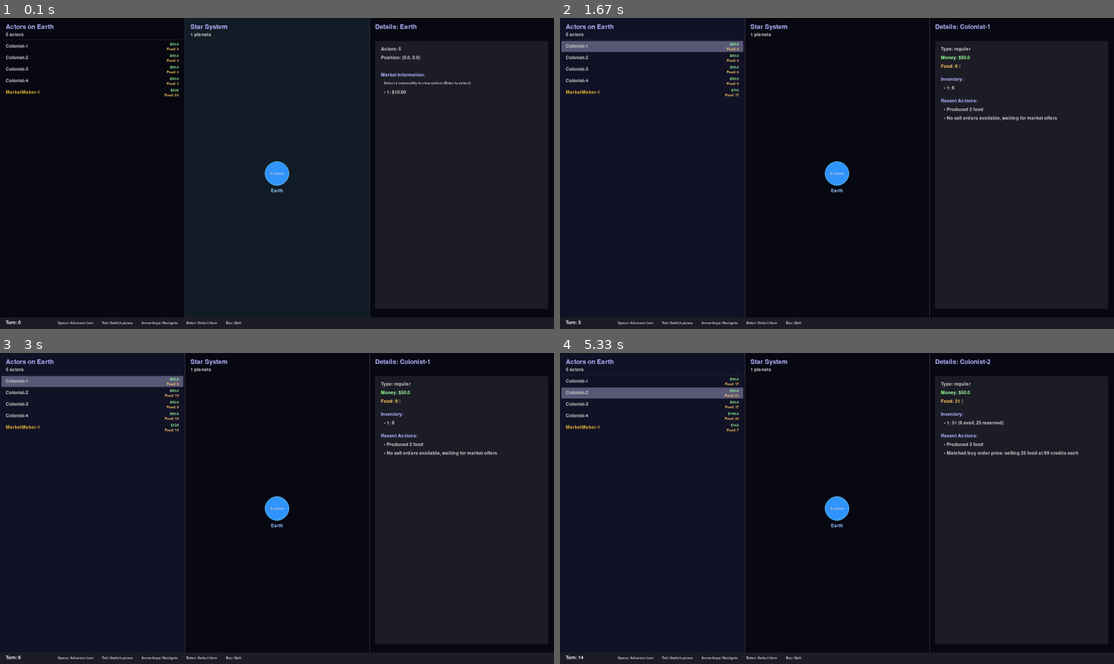
Above: before the commit, frames 1-4 (two rows, left to right).
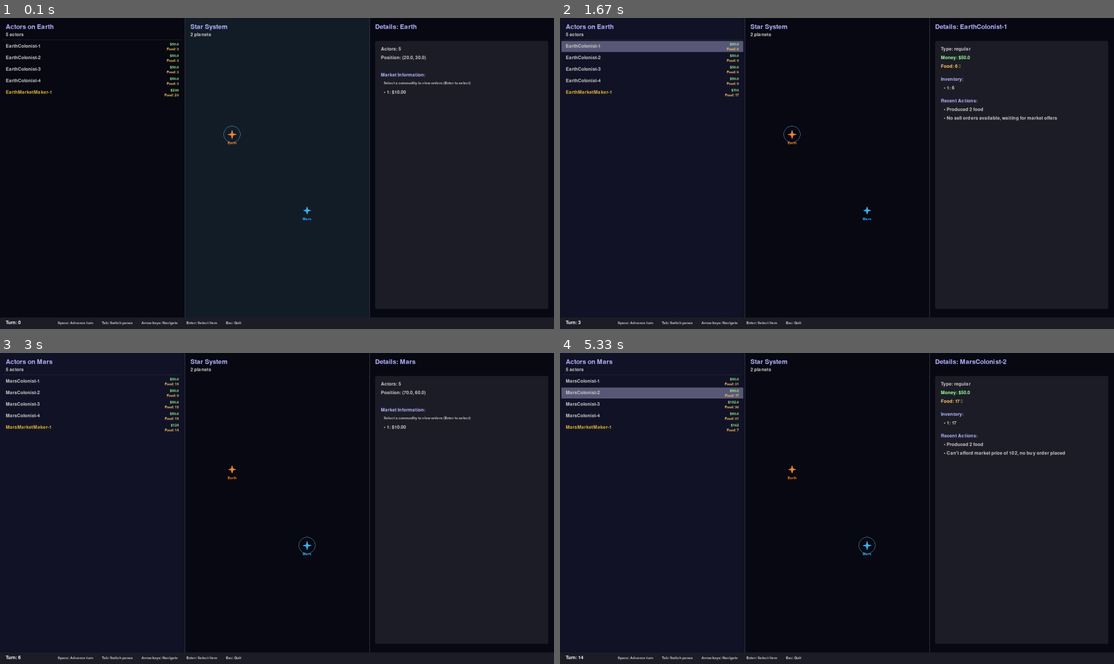
Above: after the commit, the same moments.

Repository: tcgarvin/spacesim2
Game: pygame game, started from spacesim2/__main__.py
Same seed, same stepped clock (60 frames per second), same inputs: the game is played once before the commit and once after it.
Inputs (mouse positions are in pixels of both pictures, inside the frame that each line leads up to):
- Up to frame 1 (0.1 s): no input
- Up to frame 2 (1.67 s): click (837, 173) at 0.38 s; hold Right 0.67-1.13 s; tap Space at 0.73, 1.03, 1.57 s; click "Food: 5" at 1.22 s; hold Up from 1.5 s (still down)
- Up to frame 3 (3 s): release Up at 1.8 s; hold Right 1.83-2.3 s; tap Space at 1.9, 2.2, 2.73 s; tap Enter at 2.33 s; hold Left from 2.67 s (still down)
- Up to frame 4 (5.33 s): tap Space at 3.03, 3.3, 3.63, 3.93, 4.07, 4.47, 4.77, 5.13 s; release Left at 3.2 s; hold Down 3.23-3.53 s; hold Left 3.57-3.97 s; hold Up 4-4.37 s; hold Up 4.4-5.03 s; hold Down from 5.07 s (still down)

The runs differ from the first frame. In frame 1, 0.7% of the frame differs, in the area x 1-77%, y 4-66%; in frame 2, 0.7%; in frame 3, 2.5%, in the area x 0-90%, y 1-66%; in frame 4, 1.1%.

Commit message:
Add second planet and improve UI rendering
- Added Mars as a second planet with its own actors and market
- Updated planet positioning to use a 0-100 coordinate system
- Replaced circle planets with colorful 4-point star rendering
- Updated UI to support multiple planets with cleaner visuals
- Added run commands to CLAUDE.md

🤖 Generated with [Claude Code](https://claude.ai/code)

Co-Authored-By: Claude <noreply@anthropic.com>

Diff:
--- a/spacesim2/core/simulation.py
+++ b/spacesim2/core/simulation.py
@@ -17,27 +17,71 @@
         self.market_stats: Dict = {}  # Track market statistics
 
     def setup_simple(self, num_regular_actors: int = 4, num_market_makers: int = 1) -> None:
-        """Set up a simple simulation with one planet and multiple actors.
+        """Set up a simple simulation with two planets and multiple actors.
 
         Args:
+            num_regular_actors: Number of regular actors to create per planet
+            num_market_makers: Number of market makers to create per planet
+        """
+        # Create Earth - positioned near the upper left
+        earth = Planet("Earth", x=20.0, y=30.0)
+        self.planets.append(earth)
+
+        # Create and initialize the market for Earth
+        earth_market = Market()
+        earth.market = earth_market
+
+        # Create Mars (positioned at a different location)
+        mars = Planet("Mars", x=70.0, y=60.0)
+        self.planets.append(mars)
+
+        # Create and initialize the market for Mars
+        mars_market = Market()
+        mars.market = mars_market
+
+        # Create actors for Earth
+        self._setup_planet_actors(
+            planet=earth,
+            num_regular_actors=num_regular_actors,
+            num_market_makers=num_market_makers,
+            actor_name_prefix="Earth"
+        )
+
+        # Create actors for Mars
+        self._setup_planet_actors(
+            planet=mars,
+            num_regular_actors=num_regular_actors,
+            num_market_makers=num_market_makers,
+            actor_name_prefix="Mars"
+        )
+
+        # Give some initial food to market makers to jumpstart the market
+        for actor in self.actors:
+            if actor.actor_type == ActorType.MARKET_MAKER:
+                actor.inventory.add_commodity(CommodityType.RAW_FOOD, 20)
+
+        # Give regular actors some food to get started
+        for actor in self.actors:
+            if actor.actor_type == ActorType.REGULAR:
+                actor.inventory.add_commodity(CommodityType.RAW_FOOD, 3)
+
+    def _setup_planet_actors(self, planet: Planet, num_regular_actors: int,
+                             num_market_makers: int, actor_name_prefix: str) -> None:
+        """Set up actors for a specific planet.
+
+        Args:
+            planet: The planet to add actors to
             num_regular_actors: Number of regular actors to create
             num_market_makers: Number of market makers to create
+            actor_name_prefix: Prefix for actor names
         """
-        # Create a planet
-        planet = Planet("Earth")
-        self.planets.append(planet)
-
-        # Create and initialize the market for the planet
-        market = Market()
-        planet.market = market
-
         # Create regular actors with varying production efficiencies
         for i in range(1, num_regular_actors + 1):
             # Random production efficiency between 0.7 and 1.3
             efficiency = random.uniform(0.7, 1.3)
 
             actor = Actor(
-                name=f"Colonist-{i}",
+                name=f"{actor_name_prefix}Colonist-{i}",
                 planet=planet,
                 actor_type=ActorType.REGULAR,
                 production_efficiency=efficiency,
@@ -49,23 +93,13 @@
         # Create market makers
         for i in range(1, num_market_makers + 1):
             actor = Actor(
-                name=f"MarketMaker-{i}",
+                name=f"{actor_name_prefix}MarketMaker-{i}",
                 planet=planet,
                 actor_type=ActorType.MARKET_MAKER,
                 initial_money=200.0
             )
             self.actors.append(actor)
             planet.add_actor(actor)
-
-        # Give some initial food to market makers to jumpstart the market
-        for actor in self.actors:
-            if actor.actor_type == ActorType.MARKET_MAKER:
-                actor.inventory.add_commodity(CommodityType.RAW_FOOD, 20)
-
-        # Give regular actors some food to get started
-        for actor in self.actors:
-            if actor.actor_type == ActorType.REGULAR:
-                actor.inventory.add_commodity(CommodityType.RAW_FOOD, 3)
 
     def run_turn(self) -> None:
         """Run a single turn of the simulation."""
--- a/spacesim2/ui/pygame_ui.py
+++ b/spacesim2/ui/pygame_ui.py
@@ -40,6 +40,9 @@
         self.selected_planet: Optional[Planet] = None
         self.selected_actor: Optional[Actor] = None
         self.selected_commodity: Optional[CommodityType] = None
+
+        # Initialize random seed for consistent colors
+        random.seed(42)
 
         # Colors
         self.colors = {
@@ -85,7 +88,8 @@
 
         # Planet visualization
         self.planet_positions: Dict[Planet, Tuple[int, int]] = {}
-        self.planet_radius = 40
+        self.planet_colors: Dict[Planet, Tuple[int, int, int]] = {}
+        self.planet_radius = 15  # Smaller radius for star-like appearance
 
         # Actor visualization
         self.actor_list_item_height = 40
@@ -124,52 +128,80 @@
         if self.simulation.planets:
             self.selected_planet = self.simulation.planets[0]
 
-        # Generate planet positions in a grid or circle based on count
+        # Generate planet positions
         self._generate_planet_positions()
 
+        # Generate random colors for each planet
+        self._generate_planet_colors()
+
         return True
 
+    def _generate_planet_colors(self) -> None:
+        """Generate unique colors for each planet."""
+        # Clear existing colors
+        self.planet_colors = {}
+
+        # Predefined vibrant colors for small number of planets
+        vibrant_colors = [
+            (255, 130, 40),   # Orange
+            (50, 180, 255),   # Bright blue
+            (255, 60, 100),   # Pink
+            (80, 220, 100),   # Green
+            (220, 70, 220),   # Purple
+            (230, 230, 30),   # Yellow
+            (30, 210, 180),   # Teal
+            (200, 180, 80),   # Gold
+        ]
+
+        # Generate colors for each planet
+        for i, planet in enumerate(self.simulation.planets):
+            if i < len(vibrant_colors):
+                # Use predefined colors for first few planets
+                self.planet_colors[planet] = vibrant_colors[i]
+            else:
+                # Generate a random vibrant color
+                # Ensure at least one channel is bright
+                r = random.randint(50, 255)
+                g = random.randint(50, 255)
+                b = random.randint(50, 255)
+
+                # Make sure at least one channel is > 200 for vibrancy
+                brightest = max(r, g, b)
+                if brightest < 200:
+                    if brightest == r:
+                        r = random.randint(200, 255)
+                    elif brightest == g:
+                        g = random.randint(200, 255)
+                    else:
+                        b = random.randint(200, 255)
+
+                self.planet_colors[planet] = (r, g, b)
+
     def _generate_planet_positions(self) -> None:
-        """Generate positions for planets in the center pane."""
+        """Generate positions for planets based on a 0-100 coordinate system where (0,0) is top-left."""
         if not self.simulation.planets:
             return
 
         planets = self.simulation.planets
-        count = len(planets)
-
-        # Center of the center pane
-        center_x = self.left_pane_width + (self.center_pane_width // 2)
-        center_y = self.height // 2
 
         # Clear existing positions
         self.planet_positions = {}
 
-        if count <= 9:
-            # Arrange in a grid for small numbers
-            cols = min(3, count)
-            rows = math.ceil(count / cols)
-
-            spacing_x = min(150, self.center_pane_width // (cols + 1))
-            spacing_y = min(150, self.height // (rows + 2))
-
-            start_x = center_x - ((cols - 1) * spacing_x // 2)
-            start_y = center_y - ((rows - 1) * spacing_y // 2)
-
-            for i, planet in enumerate(planets):
-                row = i // cols
-                col = i % cols
-                x = start_x + (col * spacing_x)
-                y = start_y + (row * spacing_y)
-                self.planet_positions[planet] = (x, y)
-        else:
-            # Arrange in a circle for larger numbers
-            radius = min(self.center_pane_width, self.height) // 3
-
-            for i, planet in enumerate(planets):
-                angle = (2 * math.pi * i) / count
-                x = center_x + int(radius * math.cos(angle))
-                y = center_y + int(radius * math.sin(angle))
-                self.planet_positions[planet] = (x, y)
+        # Define the viewport area in the center pane with margins
+        margin = 60  # Margin from edges
+        viewport_left = self.left_pane_width + margin
+        viewport_top = margin + 80  # Extra space at top for headers
+        viewport_width = self.center_pane_width - (margin * 2)
+        viewport_height = self.height - viewport_top - margin
+
+        # For all planets, map from 0-100 range to screen coordinates
+        for planet in planets:
+            # Convert from 0-100 coordinate space to viewport screen space
+            # x increases to the right, y increases downward
+            screen_x = viewport_left + (planet.x / 100.0) * viewport_width
+            screen_y = viewport_top + (planet.y / 100.0) * viewport_height
+
+            self.planet_positions[planet] = (int(screen_x), int(screen_y))
 
     def handle_events(self) -> bool:
         """Handle pygame events. Return False to quit."""
@@ -334,11 +366,66 @@
             # Calculate distance from click to planet center
             distance = math.sqrt((x - planet_x) ** 2 + (y - planet_y) ** 2)
 
-            # If click is inside planet
-            if distance <= self.planet_radius:
+            # For click detection, use a slightly larger radius than the visual star
+            # This makes it easier to select small stars
+            click_radius = self.planet_radius * 1.5
+
+            # If click is inside clickable area
+            if distance <= click_radius:
                 self.selected_planet = planet
                 self.selected_actor = None
                 break
+
+            # Also check if the planet's name was clicked
+            name_text = self.fonts["small"].render(planet.name, True, (0,0,0))
+            name_rect = name_text.get_rect(center=(planet_x, planet_y + self.planet_radius + 15))
+            name_rect.inflate_ip(10, 6)  # Make clickable area slightly larger than text
+
+            if name_rect.collidepoint(x, y):
+                self.selected_planet = planet
+                self.selected_actor = None
+                break
+
+    def _draw_star(self, x: int, y: int, color: Tuple[int, int, int], is_selected: bool) -> None:
+        """Draw a 4-point star at the given coordinates with the given color."""
+        # Adjust star size based on selection state
+        inner_radius = self.planet_radius // 3
+        if is_selected:
+            outer_radius = self.planet_radius
+        else:
+            outer_radius = self.planet_radius - 2
+
+        # Calculate the 8 points of the 4-point star
+        points = []
+
+        # 4 outer points
+        for i in range(4):
+            angle = math.pi / 2 * i
+            point_x = x + int(outer_radius * math.cos(angle))
+            point_y = y + int(outer_radius * math.sin(angle))
+            points.append((point_x, point_y))
+
+        # 4 inner points (at 45-degree angles from the outer points)
+        for i in range(4):
+            angle = math.pi / 2 * i + math.pi / 4
+            point_x = x + int(inner_radius * math.cos(angle))
+            point_y = y + int(inner_radius * math.sin(angle))
+            points.append((point_x, point_y))
+
+        # Reorder points to create a star pattern
+        star_points = []
+        for i in range(4):
+            star_points.append(points[i])      # Outer point
+            star_points.append(points[i+4])    # Inner point at 45 degrees
+
+        # Draw the star
+        pygame.draw.polygon(self.screen, color, star_points)
+
+        # Draw center circle
+        pygame.draw.circle(self.screen, color, (x, y), inner_radius // 2)
+
+        # Draw a thin outline for better definition
+        pygame.draw.polygon(self.screen, (min(255, color[0]+30), min(255, color[1]+30), min(255, color[2]+30)), star_points, 1)
 
     def _handle_detail_pane_click(self, x: int, y: int) -> None:
         """Handle clicks in the detail pane."""
@@ -523,7 +610,7 @@
             )
 
     def _render_planet_pane(self) -> None:
-        """Render the center pane with planets."""
+        """Render the center pane with planets and coordinate grid."""
         # Title
         title_text = self.fonts["large"].render(
             "Star System", True, self.colors["text"]["header"]
@@ -550,38 +637,45 @@
             )
             return
 
+        # Define the viewport area for reference (used in planet positioning)
+        # But don't draw any visible container or background
+        margin = 60
+        viewport_left = self.left_pane_width + margin
+        viewport_top = margin + 80  # Extra space at top for headers
+        viewport_width = self.center_pane_width - (margin * 2)
+        viewport_height = self.height - viewport_top - margin
+
         # Draw each planet
         for planet in self.simulation.planets:
             if planet in self.planet_positions:
                 pos_x, pos_y = self.planet_positions[planet]
 
-                # Determine planet color
-                planet_color = self.colors["planet"]["selected"] if planet == self.selected_planet else self.colors["planet"]["default"]
-
-                # Draw planet
-                pygame.draw.circle(
-                    self.screen, planet_color, (pos_x, pos_y), self.planet_radius
+                # Get planet's color
+                planet_color = self.planet_colors.get(
+                    planet,
+                    self.colors["planet"]["selected"] if planet == self.selected_planet else self.colors["planet"]["default"]
                 )
 
-                # Draw outline for the selected planet
+                # Draw planet as a 4-point star
+                self._draw_star(pos_x, pos_y, planet_color, planet == self.selected_planet)
+
+                # For the selected planet, draw a selection indicator
                 if planet == self.selected_planet:
+                    # Draw a pulsing selection ring
+                    pulse = (math.sin(pygame.time.get_ticks() * 0.005) + 1) * 0.5  # Value between 0 and 1
+                    ring_radius = int(self.planet_radius * 1.8 + pulse * 3)
                     pygame.draw.circle(
-                        self.screen, self.colors["planet"]["outline"],
-                        (pos_x, pos_y), self.planet_radius + 2, 2
+                        self.screen,
+                        self.colors["planet"]["outline"],
+                        (pos_x, pos_y),
+                        ring_radius,
+                        1
                     )
 
                 # Draw planet name
-                name_text = self.fonts["normal"].render(planet.name, True, self.colors["text"]["planet"])
-                name_rect = name_text.get_rect(center=(pos_x, pos_y + self.planet_radius + 20))
+                name_text = self.fonts["small"].render(planet.name, True, planet_color)
+                name_rect = name_text.get_rect(center=(pos_x, pos_y + self.planet_radius + 15))
                 self.screen.blit(name_text, name_rect)
-
-                # Draw actor count
-                actor_count = len(planet.actors)
-                count_text = self.fonts["small"].render(
-                    f"{actor_count} actors", True, self.colors["text"]["normal"]
-                )
-                count_rect = count_text.get_rect(center=(pos_x, pos_y))
-                self.screen.blit(count_text, count_rect)
 
     def _render_detail_pane(self) -> None:
         """Render the right pane with details."""
Not shown, changed: CLAUDE.md
